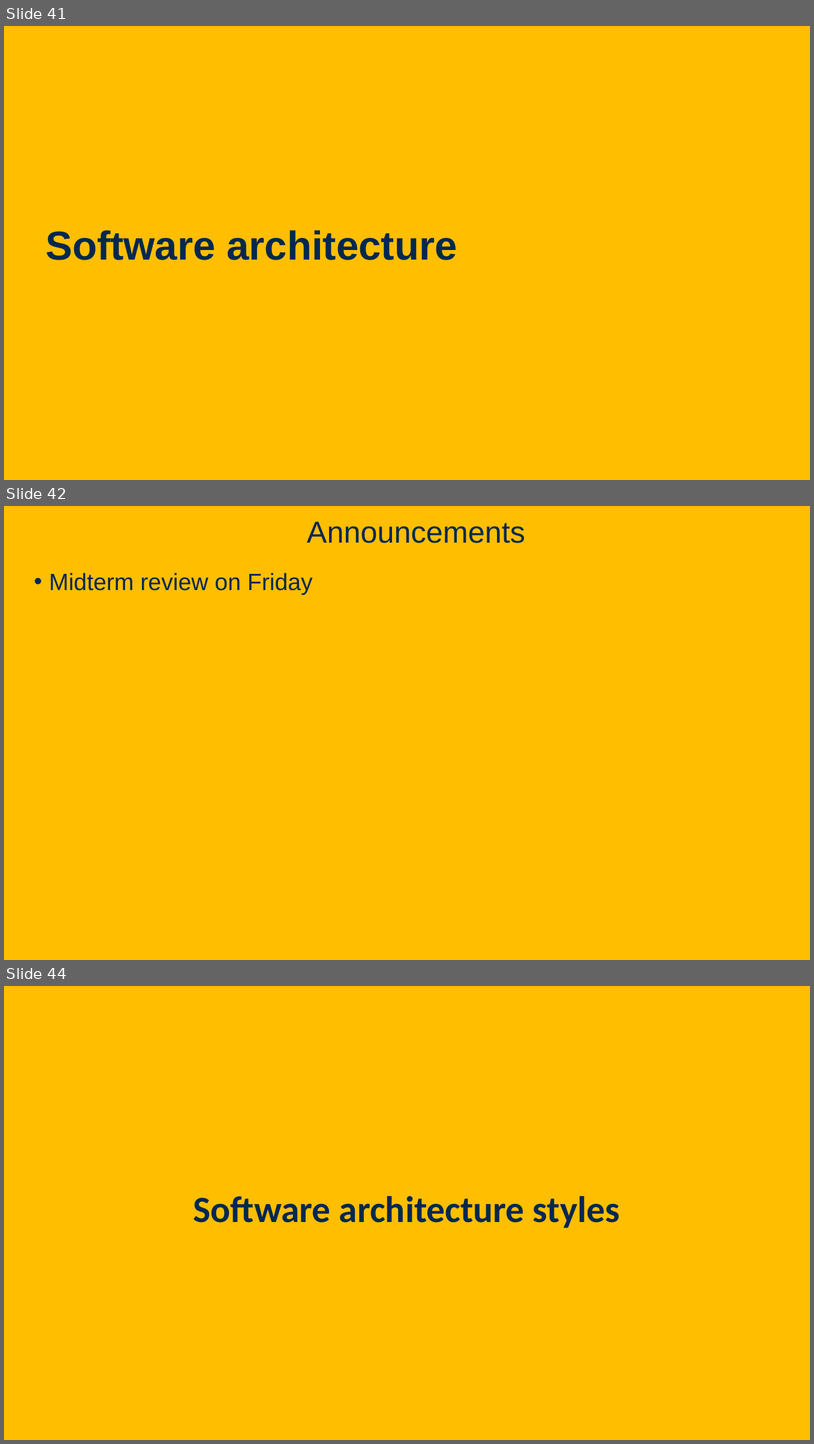
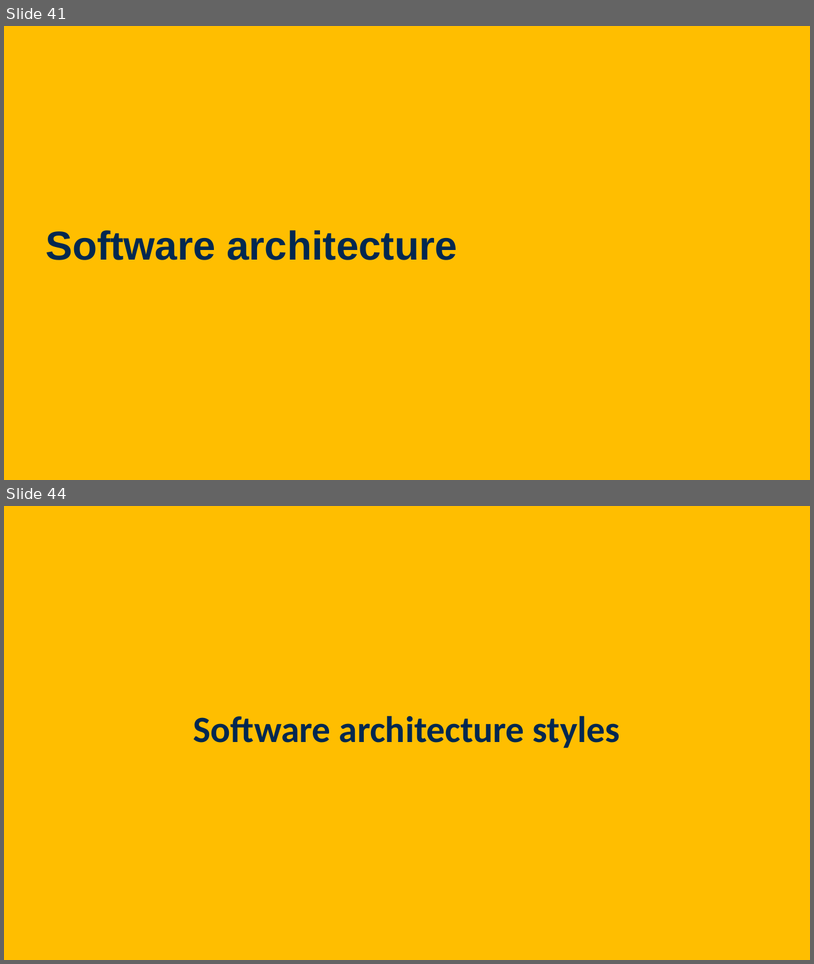
Before and after one commit to davsec-teaching/ecs160-f25, a slide deck: slides/6_software_architecture.pptx. Shown one above the other, each under a label of ours: slides 41, 42 and 44 before the commit, slides 41 and 44 after it; the slides between them are not shown. The pictures are 814x1444 and 814x964 pixels, drawn with LibreOffice and Linux fonts; fonts in the diff are those of the drawing; background and template pictures are left out. Boxes give left, top, right and bottom in pixels: in the first picture for what was removed or moved away, otherwise in the second. Text is boxed around its words. In the diff, an @@ line names an element or a change of style, - is before the commit and + after.

```diff
--- a/slides/6_software_architecture.pptx
+++ b/slides/6_software_architecture.pptx
@@ slide 42 removed at [4, 506, 810, 960], background picture (left out) @@
@@ title removed at [307, 522, 525, 543] @@
-Announcements
@@ text removed at [49, 573, 313, 595] @@
-• Midterm review on Friday
```
Also in this commit, not shown: 1 slide changed, 1 slide added.
